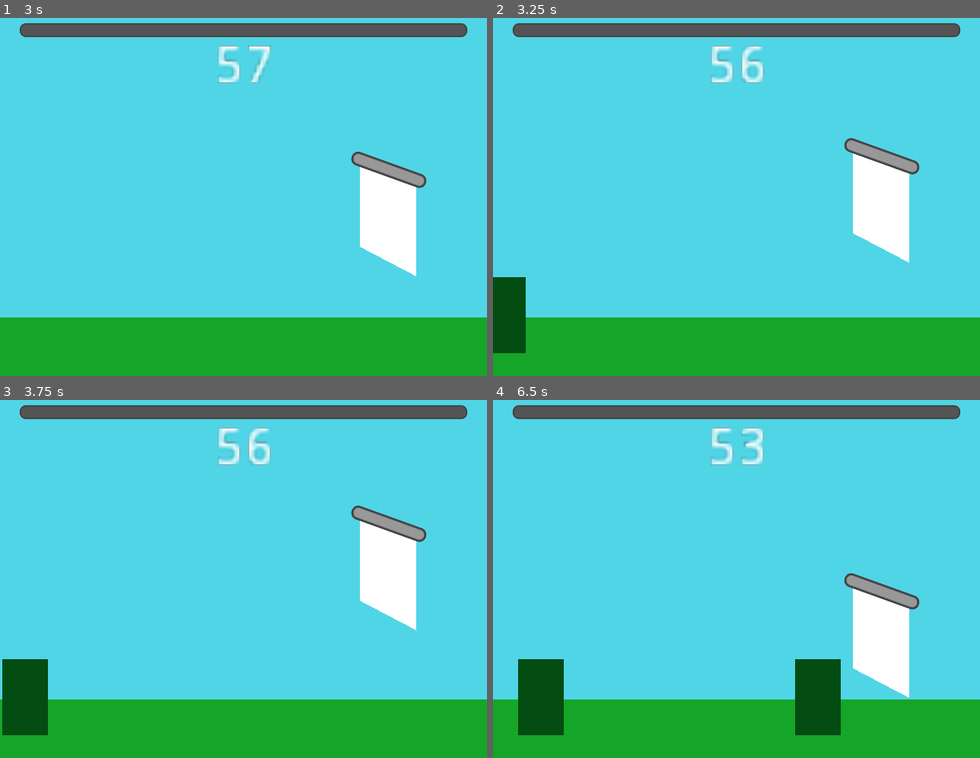
Above: before the commit, frames 1-4 (two rows, left to right).
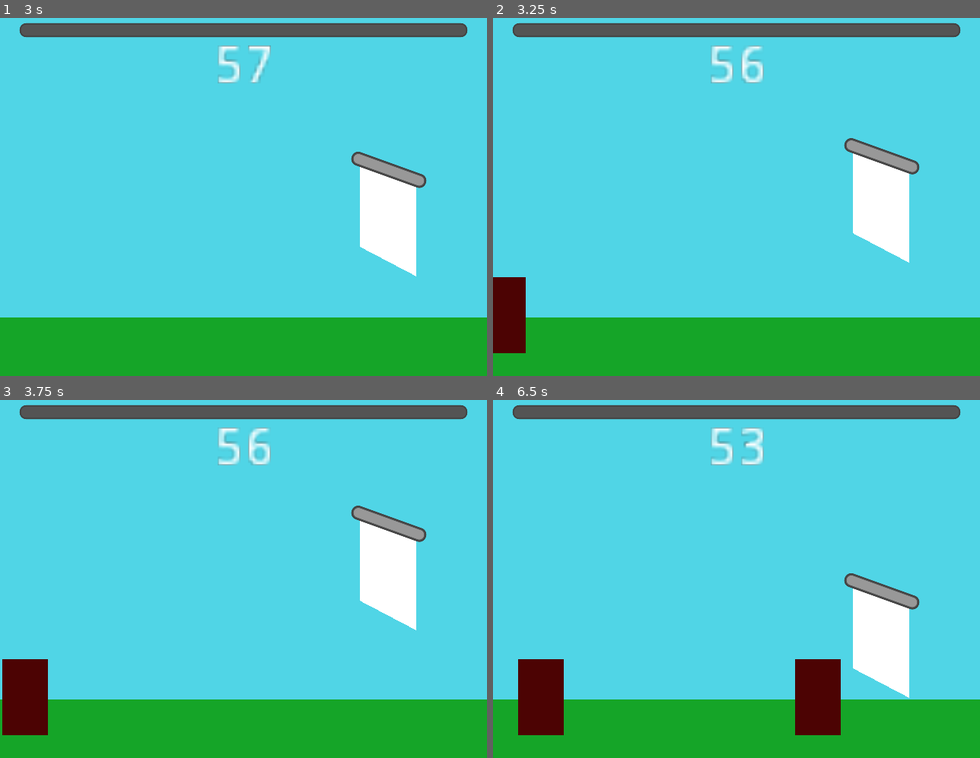
Above: after the commit, the same moments.

Repository: dudezord/01-portcullis
Game: Godot game, scene res://Game.tscn
Two runs of this game, one before a commit and one after it. Both use one fixed random seed, a clock stepped at 60 frames per second and the inputs below.
Inputs:
- Up to frame 1 (3 s): tap Enter (ui_accept) at 0.5, 0.77, 1.52 s; hold Right 0.53-1.28 s; hold Tab 0.53-1.28 s; hold Page Down (ui_page_down) 1.28-2.03 s; tap 0 at 1.35, 2.85 s; hold Right 2.03-2.78 s; hold Tab 2.03-2.78 s; hold Page Up (ui_page_up) from 2.78 s (still down)
- Up to frame 2 (3.25 s): keep holding Page Up (ui_page_up); tap Enter (ui_accept) at 3.02 s
- Up to frame 3 (3.75 s): release Page Up (ui_page_up) at 3.53 s; hold Left from 3.53 s (still down); hold Tab from 3.53 s (still down)
- Up to frame 4 (6.5 s): tap Enter (ui_accept) at 3.77, 4.52, 5.75, 6.02 s; release Tab at 4.28 s; tap 0 at 4.35, 5.85 s; release Left at 5.03 s; hold Page Down (ui_page_down) 5.03-5.78 s; hold Tab 5.03-5.78 s; hold Right from 5.78 s (still down)

Frame 1 is identical in both runs. In frame 2, 1.4% of the frame differs, in the area x 0-7%, y 72-94%; in frame 3, 2.0%; in frame 4, 4.0%, in the area x 5-72%, y 72-94%.

Commit message:
Expose separate variables to affect morale depending on game event

Diff:
--- a/Game.gd
+++ b/Game.gd
@@ -1,4 +1,16 @@
 extends Node2D
+
+var _morale : float;
+
+export var score_enemy_killed = 5.0
+export var score_enemy_enter = -2.0
+export var score_enemy_attack = -2.0
+
+export var score_villager_killed = -2.0
+export var score_villager_enter = 5.0
+export var score_villager_attack = 0.0
+
+var _delta = 0.0
 
 func _ready():
 	EventBus.connect("mob_killed", self, "_on_Mob_killed")
@@ -7,26 +19,36 @@
 	EventBus.connect("gate_destroyed", self, "_on_Gate_destroyed")
 
 func _process(delta):
+	_delta = delta
 	$GateHolder/Gate/GateHealthBar.value = $GateHolder/Gate.health
+
+func _input(event):
+	if event.is_action_pressed("ui_page_up"):
+		_add_morale(1)
+	if event.is_action_pressed("ui_page_down"):
+		_add_morale(-1)
 
 func _on_Mob_killed(mob):
 	if(mob is Villager):
-		_update_morale(-1)
+		_add_morale(score_villager_killed)
 	elif(mob is EnemySoldier):
-		_update_morale(1)
+		_add_morale(score_enemy_killed)
 
 func _on_Mob_attacked(mob, damage):
+	if(mob is Villager):
+		_add_morale(_delta * score_villager_attack)
 	if(mob is EnemySoldier):
-		_update_morale(-damage)
+		_add_morale(_delta * score_enemy_attack)
 
 func _on_Mob_despawned(mob):
 	if(mob is Villager):
-		_update_morale(1)
+		_add_morale(score_villager_enter)
 	elif(mob is EnemySoldier):
-		_update_morale(-1)
+		_add_morale(score_enemy_enter)
 
-func _update_morale(delta):
-	EventBus.emit_signal("morale_updated", delta)
+func _add_morale(delta):
+	_morale += delta
+	EventBus.emit_signal("morale_updated", _morale)
 
 func _on_Gate_destroyed():
 	get_tree().paused = true
--- a/Game.tscn
+++ b/Game.tscn
@@ -114,7 +114,7 @@
 position = Vector2( -40, 450 )
 script = ExtResource( 1 )
 mob_scenes = [ ExtResource( 2 ), ExtResource( 3 ) ]
-mob_weights = [ 0.0, 1.0 ]
+mob_weights = [ 1.0, 1.0 ]
 
 [node name="Timer" type="Timer" parent="Spawner"]
 wait_time = 3.0
--- a/MoraleBar.gd
+++ b/MoraleBar.gd
@@ -4,6 +4,6 @@
 	EventBus.connect("morale_updated", self, "_on_Morale_updated")
 	pass
 
-func _on_Morale_updated(delta):
-	value = clamp(value + delta, 0, 100)
+func _on_Morale_updated(new_value):
+	value = clamp(new_value, 0, 100)
 	pass
